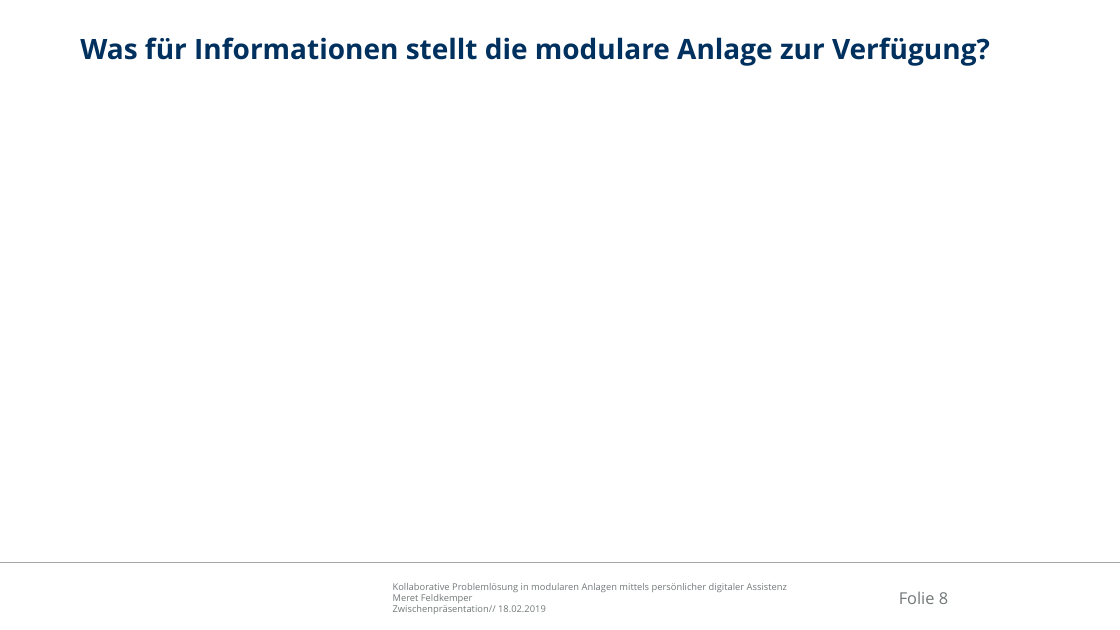
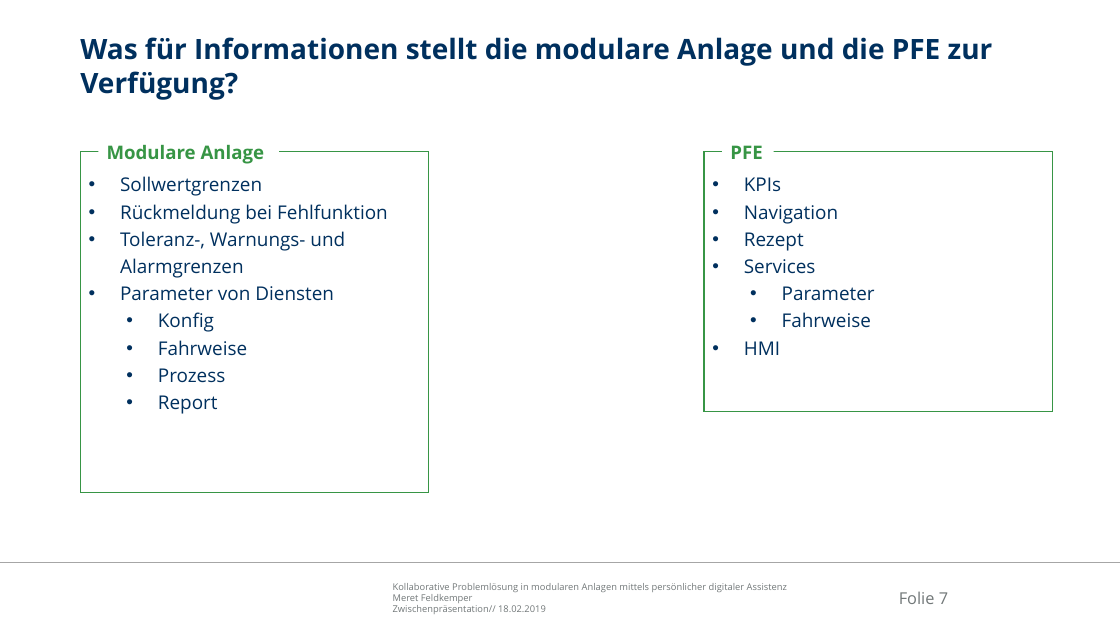
Before and after one commit to Ral3007/Diplomarbeit, a slide deck: slide 7 of Dokumente/Präsentationen/2019-04-29_DA_Feldkemper_Probeverteidigung.pptx (slide 8 before the commit). Drawn at 1120x630 pixels with LibreOffice and Linux fonts; fonts in the diff are those of the drawing; background and template pictures are left out. Boxes give left, top, right and bottom in pixels: in the first picture for what was removed or moved away, otherwise in the second. Text is boxed around its words. In the diff, an @@ line names an element or a change of style, - is before the commit and + after.

```diff
--- a/Dokumente/Präsentationen/2019-04-29_DA_Feldkemper_Probeverteidigung.pptx
+++ b/Dokumente/Präsentationen/2019-04-29_DA_Feldkemper_Probeverteidigung.pptx
@@ title at [80, 37, 993, 100]: text changed @@
-Was für Informationen stellt die modulare Anlage zur Verfügung?
+Was für Informationen stellt die modulare Anlage und die PFE zur Verfügung?
@@ text added at [107, 145, 264, 164], 16 pt, text #379545, bold @@
+Modulare Anlage
@@ text added at [730, 145, 762, 159], 16 pt, text #379545, bold @@
+PFE
@@ rectangle added at [81, 152, 429, 493], fill #FFFFFF, outline #379545 1 pt, 16.2 pt, text #00305E @@
+• Sollwertgrenzen
+• Rückmeldung bei Fehlfunktion
+• Toleranz-, Warnungs- und Alarmgrenzen
+• Parameter von Diensten
+  • Konfig
+  • Fahrweise
+  • Prozess
+  • Report
@@ rectangle added at [704, 152, 1053, 412], fill #FFFFFF, outline #379545 1 pt, 16.2 pt, text #00305E @@
+• KPIs
+• Navigation
+• Rezept
+• Services
+  • Parameter
+  • Fahrweise
+• HMI
@@ page number at [899, 591, 948, 604]: text changed @@
-Folie 8
+Folie 7
```
Also in this commit, not shown: 6 other slides changed, 6 slides added, 1 slide removed, 22 other files.
